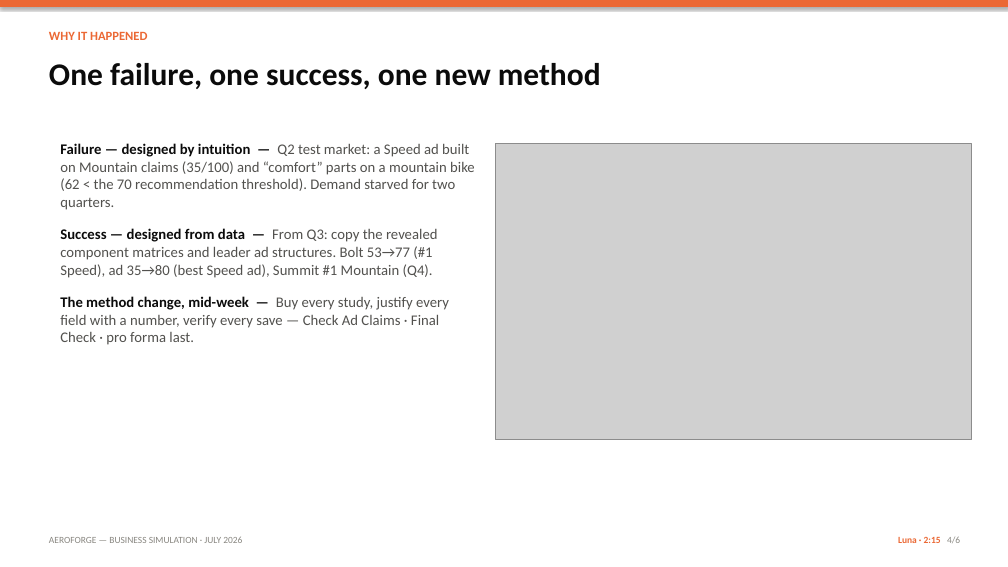
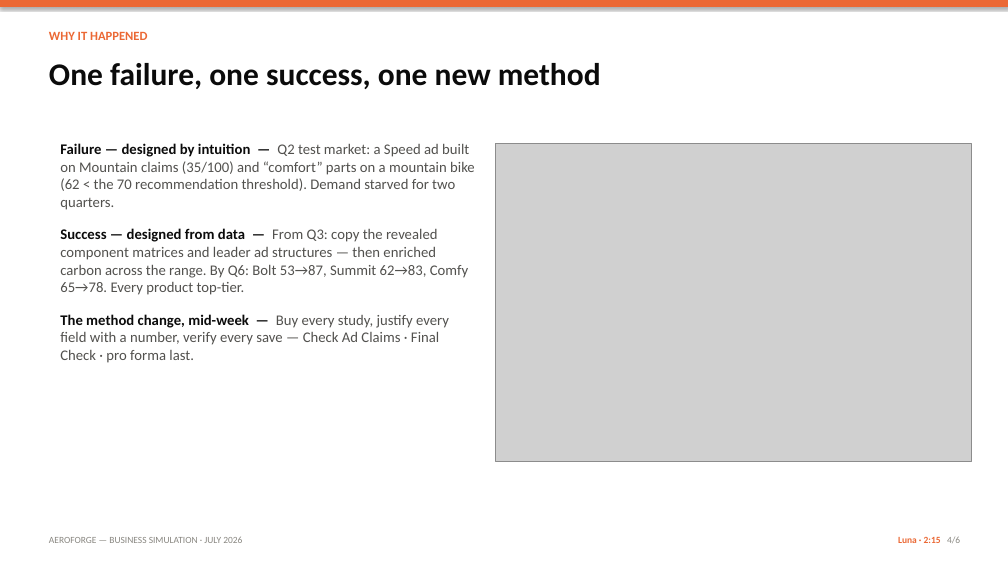
Before and after one commit to aaron-rainier/my-profile-5, a slide deck: slide 4 of business-simulation/AeroForge_Final_Presentation.pptx. Drawn at 1008x567 pixels with LibreOffice and Linux fonts; fonts in the diff are those of the drawing; grey boxes stand for pictures. Boxes give left, top, right and bottom in pixels: in the first picture for what was removed or moved away, otherwise in the second. Text is boxed around its words. In the diff, an @@ line names an element or a change of style, - is before the commit and + after.

```diff
--- a/business-simulation/AeroForge_Final_Presentation.pptx
+++ b/business-simulation/AeroForge_Final_Presentation.pptx
@@ picture: place and size @@
-picture at bbox=[495, 144, 972, 439]
+picture at bbox=[495, 144, 972, 461]
@@ text at bbox=[60, 228, 469, 295]: text changed @@
-Success — designed from data — From Q3: copy the revealed component matrices and leader ad structures. Bolt 53→77 (#1 Speed), ad 35→80 (best Speed ad), Summit #1 Mountain (Q4).
+Success — designed from data — From Q3: copy the revealed component matrices and leader ad structures — then enriched carbon across the range. By Q6: Bolt 53→87, Summit 62→83, Comfy 65→78. Every product top-tier.
```
Also in this commit, not shown: 2 other slides changed, 13 other files.
